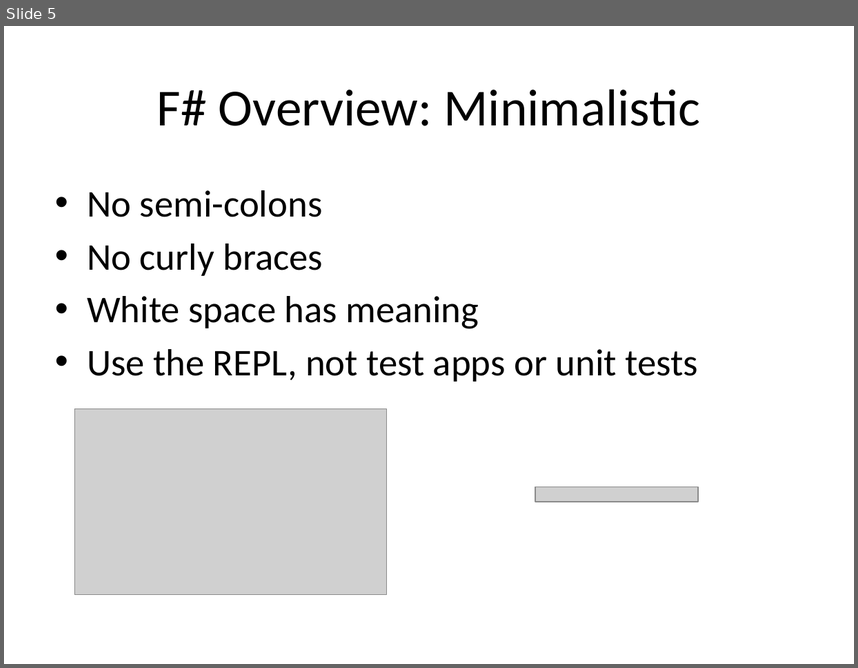
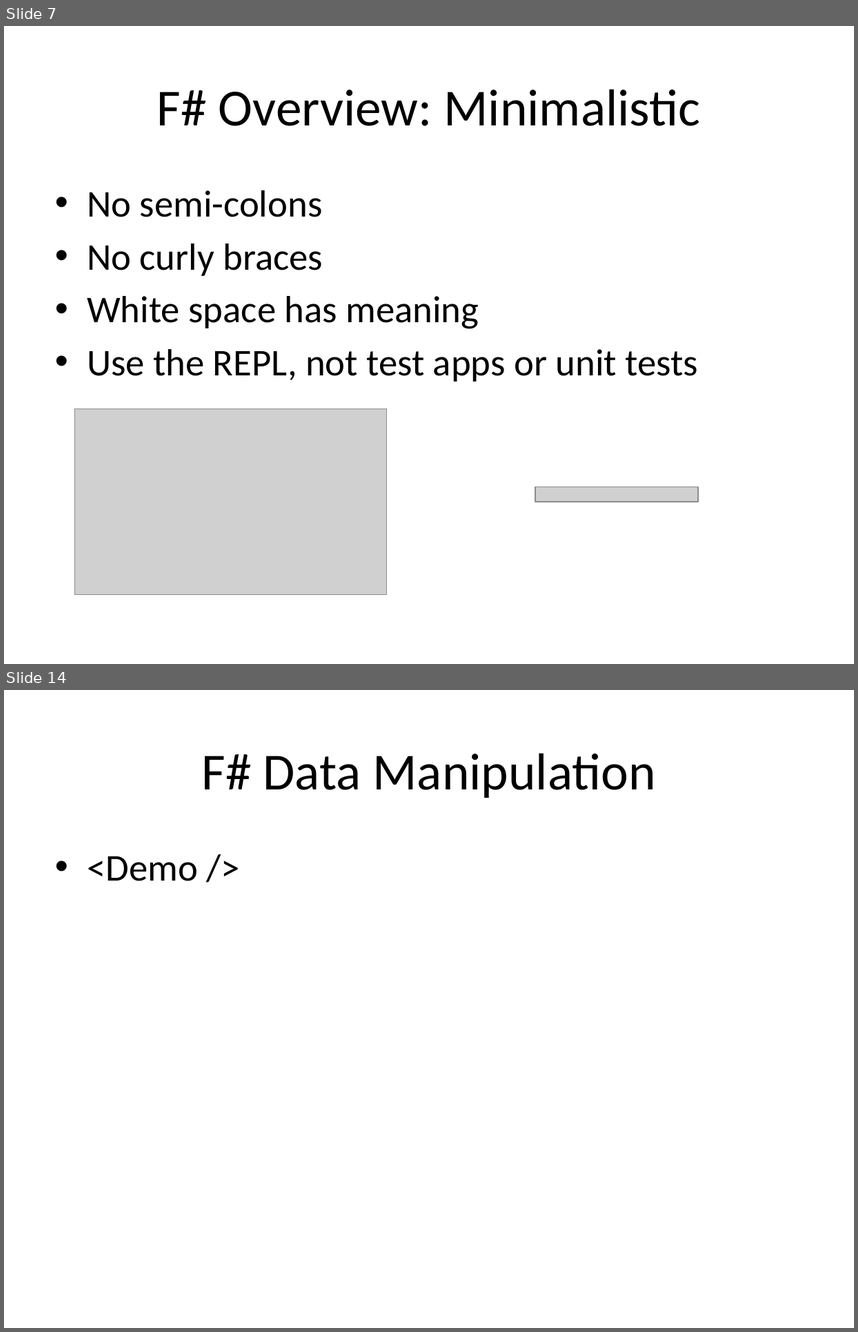
Before and after one commit to AlanGitHub00/PydataNYC, a slide deck: presentation/FSharpForData.pptx. Shown one above the other, each under a label of ours: slide 5 before the commit, slides 7 and 14 after it; the slides between them are not shown. The pictures are 858x668 and 858x1332 pixels, drawn with LibreOffice and Linux fonts; fonts in the diff are those of the drawing; grey boxes stand for pictures. Boxes give left, top, right and bottom in pixels: in the first picture for what was removed or moved away, otherwise in the second. Text is boxed around its words. In the diff, an @@ line names an element or a change of style, - is before the commit and + after.

Commit message:
Added Data Manipulation

```diff
--- a/presentation/FSharpForData.pptx
+++ b/presentation/FSharpForData.pptx
@@ slide 14 added at <box>4,690,854,1328</box>, background #FFFFFF @@
@@ title added at <box>201,753,656,798</box>, 44 pt, text #000000 @@
+F# Data Manipulation
@@ text added at <box>87,856,198,881</box>, 32 pt, text #000000 @@
+• <Demo />
@@ what was slide 5 is now slide 7 @@
```
Also in this commit, not shown: 1 slide changed, 11 other slides added, 8 other files.
